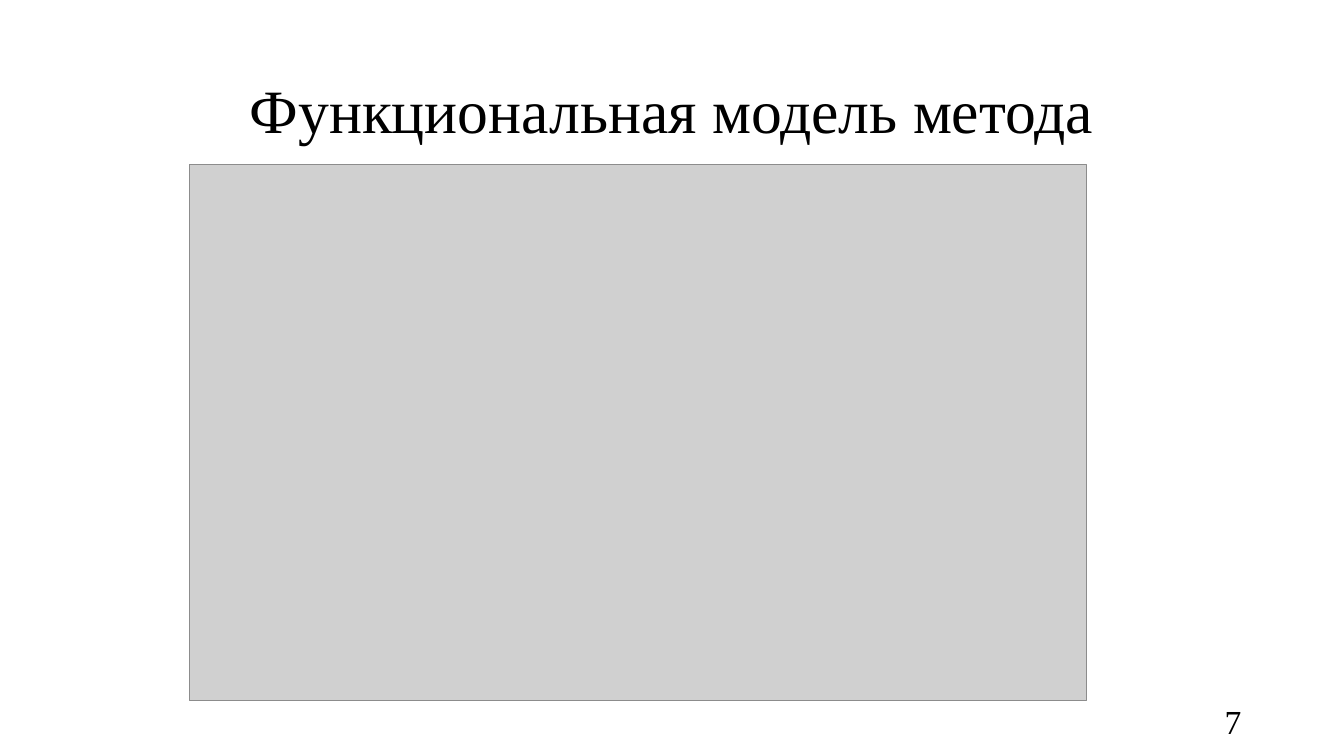
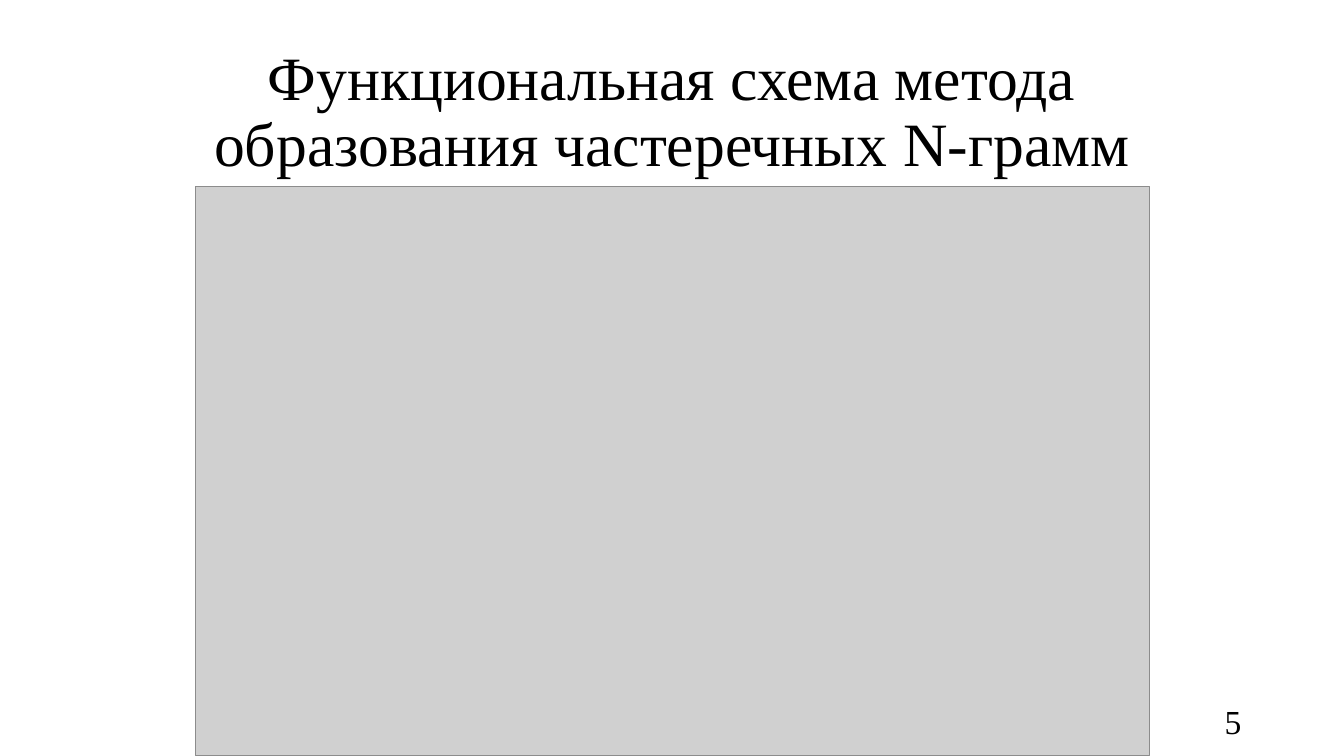
Before and after one commit to oljakon/bachelor-degree, a slide deck: slide 5 of РПЗ/презентация_Кондрашова.pptx (slide 7 before the commit). Drawn at 1344x756 pixels with LibreOffice and Linux fonts; fonts in the diff are those of the drawing; grey boxes stand for pictures. Boxes give left, top, right and bottom in pixels: in the first picture for what was removed or moved away, otherwise in the second. Text is boxed around its words. In the diff, an @@ line names an element or a change of style, - is before the commit and + after.

```diff
--- a/РПЗ/презентация_Кондрашова.pptx
+++ b/РПЗ/презентация_Кондрашова.pptx
@@ title at (214, 59, 1129, 178): text changed @@
-Функциональная модель метода
+Функциональная схема метода образования частеречных N-грамм
@@ picture: place and size @@
-picture at (190, 165, 1087, 701)
+picture at (196, 187, 1149, 756)
@@ page number at (1225, 712, 1242, 735): text changed @@
-7
+5
```
Also in this commit, not shown: 13 other slides changed, 2 slides added, 3 slides removed, 2 other files.
